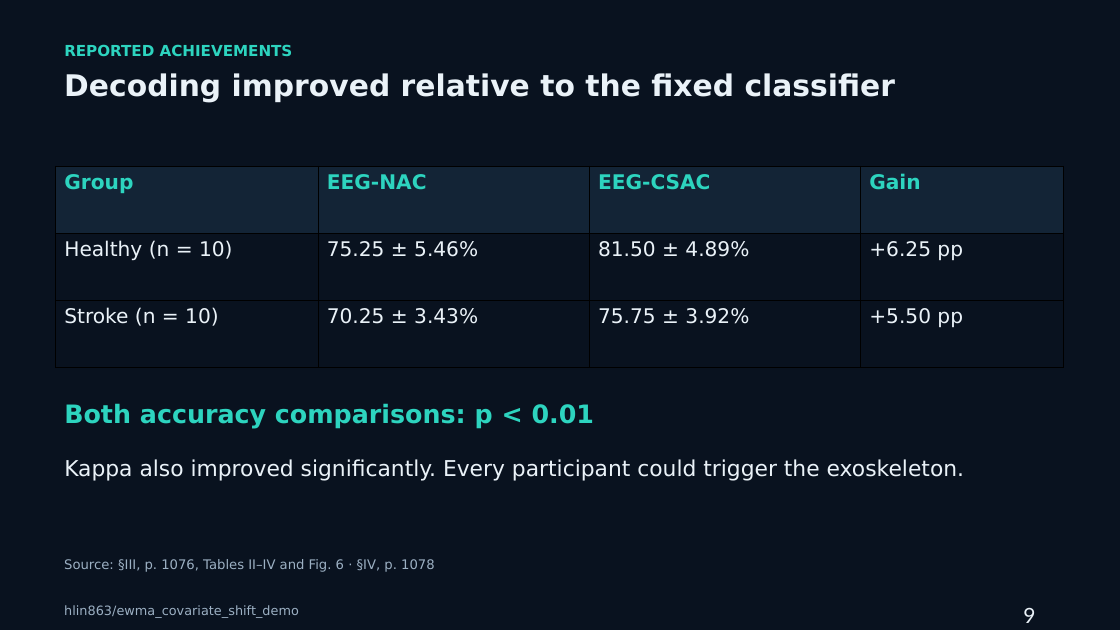
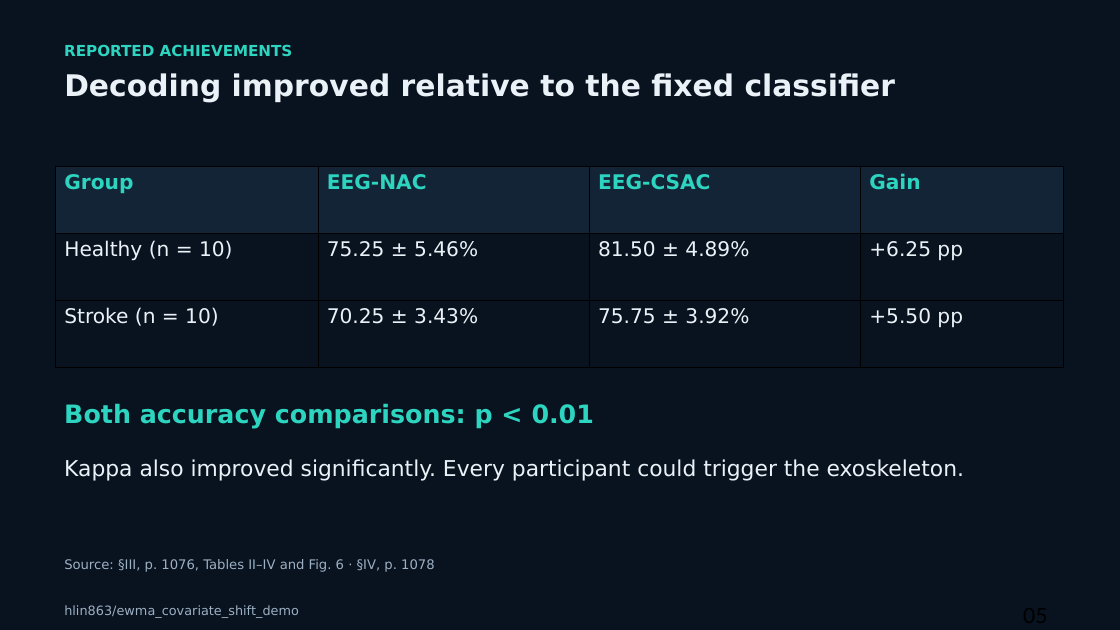
Before and after one commit to hlin863/ewma_covariate_shift_demo, a slide deck: slide 13 of presentations/EWMA_Covariate_Shift_Progress_Review_Haocheng_Lin.pptx (slide 9 before the commit). Drawn at 1120x630 pixels with LibreOffice and Linux fonts; fonts in the diff are those of the drawing. Boxes give left, top, right and bottom in pixels: in the first picture for what was removed or moved away, otherwise in the second. Text is boxed around its words. In the diff, an @@ line names an element or a change of style, - is before the commit and + after.

```diff
--- a/presentations/EWMA_Covariate_Shift_Progress_Review_Haocheng_Lin.pptx
+++ b/presentations/EWMA_Covariate_Shift_Progress_Review_Haocheng_Lin.pptx
@@ text "Source: §III, p. 1076, Tables ..." at (x1=64, y1=559, x2=435, y2=572): size 11.3 to 11.2 pt @@
@@ text at (x1=1023, y1=607, x2=1035, y2=623): text changed; text colour #EAF2F8 to #000000 @@
-9
+05
```
Also in this commit, not shown: 27 other slides changed, 10 slides added, 5 slides removed, 1 other file.
